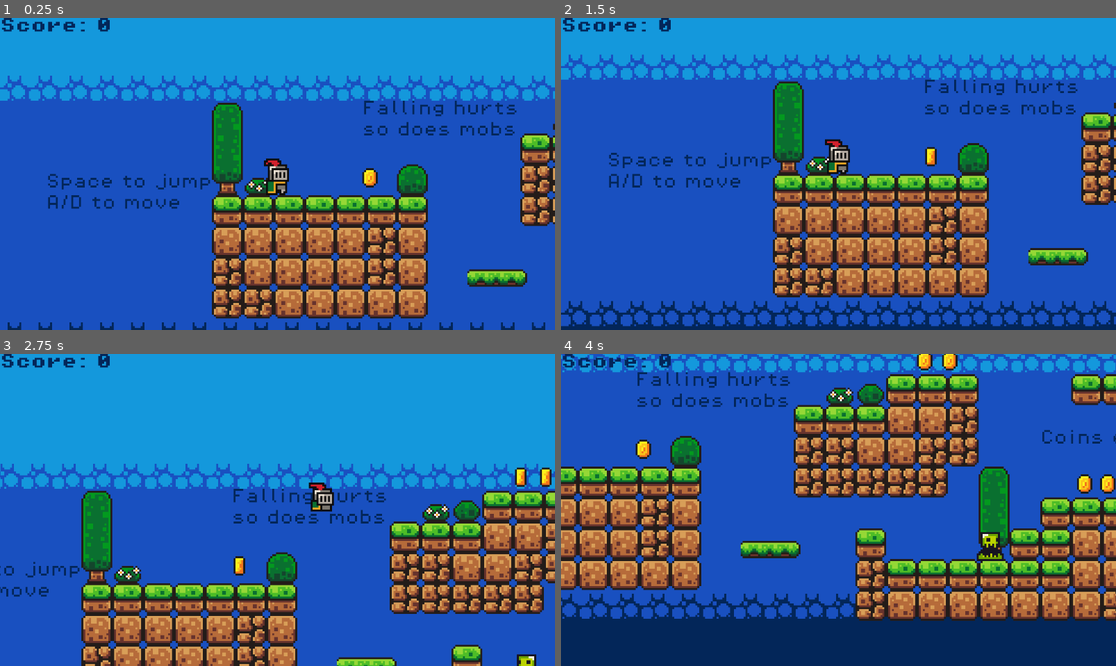
Above: before the commit, frames 1-4 (two rows, left to right).
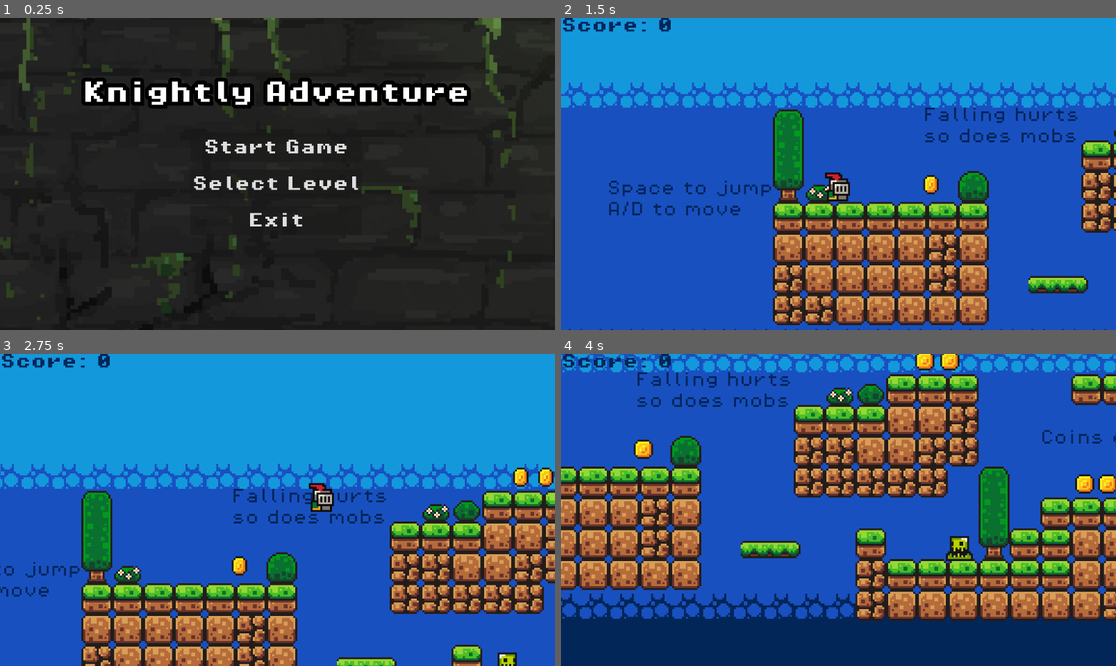
Above: after the commit, the same moments.

Repository: rhewage3/Knightly-Quest
Game: Godot game, scene res://scenes/Menu/main_menu.tscn
Two runs of this game, one before a commit and one after it. Both use one fixed random seed, a clock stepped at 60 frames per second and the inputs below. Before the commit the project starts from res://scenes/levels/lvl-1.tscn.
Inputs (mouse positions are in pixels of both pictures, inside the frame that each line leads up to):
- Up to frame 1 (0.25 s): no input
- Up to frame 2 (1.5 s): click (838, 183) at 0.5 s, where only the run after the commit has a clickable "Select Level"; click (838, 149) at 1.25 s, where only the run after the commit has a clickable "Start Game"
- Up to frame 3 (2.75 s): hold D (move_right) from 2.03 s (still down); tap Space (jump) at 2.27 s
- Up to frame 4 (4 s): tap Space (jump) at 3.02 s; release D (move_right) at 3.53 s; hold A (move_left) from 3.53 s (still down)

The runs differ from the first frame. In frame 1, 95% of the frame differs, in the area x 0-100%, y 0-100%; in frame 2, 34%; in frame 3, 0.7%; in frame 4, 1.2%.

Commit message:
main-menu

Diff:
--- a/project.godot
+++ b/project.godot
@@ -11,7 +11,7 @@
 [application]
 
 config/name="Bracyes Games (2d)"
-run/main_scene="res://scenes/levels/lvl-1.tscn"
+run/main_scene="res://scenes/Menu/main_menu.tscn"
 config/features=PackedStringArray("4.2", "Forward Plus")
 config/icon="res://icon.svg"
 
--- /dev/null
+++ b/scenes/Menu/main_menu.tscn
@@ -0,0 +1,101 @@
+[gd_scene load_steps=4 format=3 uid="uid://d341ifkbads0l"]
+
+[ext_resource type="Texture2D" uid="uid://eyt82ommxp7x" path="res://assets/background/Background.jpg" id="1_0a1g1"]
+[ext_resource type="Script" path="res://scripts/main_menu.gd" id="1_dhwtd"]
+[ext_resource type="FontFile" uid="uid://pattneh8lhsf" path="res://assets/fonts/PixelOperator8-Bold.ttf" id="2_wikr2"]
+
+[node name="Main_menu" type="Control"]
+layout_mode = 3
+anchors_preset = 15
+anchor_right = 1.0
+anchor_bottom = 1.0
+offset_right = -5.0
+offset_bottom = -5.0
+grow_horizontal = 2
+grow_vertical = 2
+script = ExtResource("1_dhwtd")
+
+[node name="TextureRect" type="TextureRect" parent="."]
+layout_mode = 1
+anchors_preset = 9
+anchor_bottom = 1.0
+offset_left = -1.0
+offset_top = -230.0
+offset_right = 1919.0
+offset_bottom = 203.0
+grow_vertical = 2
+texture = ExtResource("1_0a1g1")
+stretch_mode = 3
+
+[node name="MarginContainer" type="MarginContainer" parent="."]
+layout_mode = 1
+anchors_preset = 15
+anchor_right = 1.0
+anchor_bottom = 1.0
+grow_horizontal = 2
+grow_vertical = 2
+theme_override_constants/margin_left = 12
+theme_override_constants/margin_top = 12
+theme_override_constants/margin_right = 12
+theme_override_constants/margin_bottom = 12
+
+[node name="VBoxContainer" type="VBoxContainer" parent="MarginContainer"]
+layout_mode = 2
+theme_override_constants/separation = 120
+
+[node name="Separator" type="Control" parent="MarginContainer/VBoxContainer"]
+layout_mode = 2
+
+[node name="Label" type="Label" parent="MarginContainer/VBoxContainer"]
+layout_mode = 2
+theme_override_colors/font_shadow_color = Color(0, 0, 0, 1)
+theme_override_colors/font_outline_color = Color(0, 0, 0, 1)
+theme_override_constants/shadow_offset_x = 8
+theme_override_constants/shadow_offset_y = 8
+theme_override_constants/outline_size = 32
+theme_override_fonts/font = ExtResource("2_wikr2")
+theme_override_font_sizes/font_size = 48
+text = "Knightly Adventure"
+horizontal_alignment = 1
+vertical_alignment = 1
+
+[node name="HBoxContainer" type="HBoxContainer" parent="MarginContainer"]
+layout_mode = 2
+alignment = 1
+
+[node name="VBoxContainer" type="VBoxContainer" parent="MarginContainer/HBoxContainer"]
+layout_mode = 2
+theme_override_constants/separation = 16
+alignment = 1
+
+[node name="Separator2" type="Control" parent="MarginContainer/HBoxContainer/VBoxContainer"]
+layout_mode = 2
+
+[node name="Separator3" type="Control" parent="MarginContainer/HBoxContainer/VBoxContainer"]
+layout_mode = 2
+
+[node name="Separator4" type="Control" parent="MarginContainer/HBoxContainer/VBoxContainer"]
+layout_mode = 2
+
+[node name="Start_Button" type="Button" parent="MarginContainer/HBoxContainer/VBoxContainer"]
+custom_minimum_size = Vector2(60, 60)
+layout_mode = 2
+theme_override_fonts/font = ExtResource("2_wikr2")
+theme_override_font_sizes/font_size = 32
+text = "Start Game"
+
+[node name="Levels_button" type="Button" parent="MarginContainer/HBoxContainer/VBoxContainer"]
+custom_minimum_size = Vector2(60, 60)
+layout_mode = 2
+theme_override_fonts/font = ExtResource("2_wikr2")
+theme_override_font_sizes/font_size = 32
+text = "Select Level"
+
+[node name="Exit_button" type="Button" parent="MarginContainer/HBoxContainer/VBoxContainer"]
+custom_minimum_size = Vector2(60, 60)
+layout_mode = 2
+theme_override_fonts/font = ExtResource("2_wikr2")
+theme_override_font_sizes/font_size = 32
+text = "Exit"
+
+[connection signal="pressed" from="MarginContainer/HBoxContainer/VBoxContainer/Start_Button" to="." method="_on_start_button_pressed"]
--- /dev/null
+++ b/scripts/main_menu.gd
@@ -0,0 +1,26 @@
+class_name MainMenu
+extends Control
+
+@onready var start_button = $MarginContainer/HBoxContainer/VBoxContainer/Start_Button as Button
+@onready var levels_button = $MarginContainer/HBoxContainer/VBoxContainer/Levels_button as Button
+@onready var exit_button = $MarginContainer/HBoxContainer/VBoxContainer/Exit_button as Button
+
+@onready var start_level = preload("res://scenes/levels/lvl-1.tscn") as PackedScene
+
+
+func _ready():
+	start_button.button_down.connect(on_start_pressed)
+	levels_button.button_down.connect(on_level_pressed)
+	exit_button.button_down.connect(on_exit_pressed)
+
+
+
+
+func on_start_pressed():
+	get_tree().change_scene_to_packed(start_level)
+
+func on_level_pressed():
+	pass # Replace with function body.
+
+func on_exit_pressed():
+	get_tree().quit()
Binary file added: assets/background/Background.jpg
Not shown, added: assets/background/Background.jpg.import
